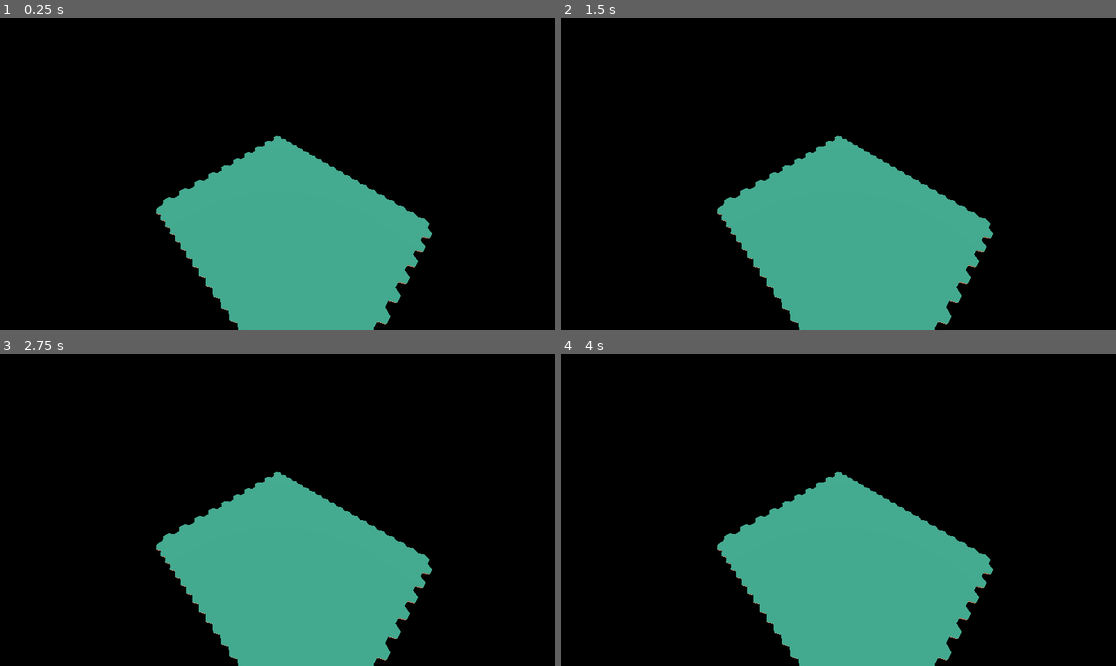
Above: before the commit, frames 1-4 (two rows, left to right).
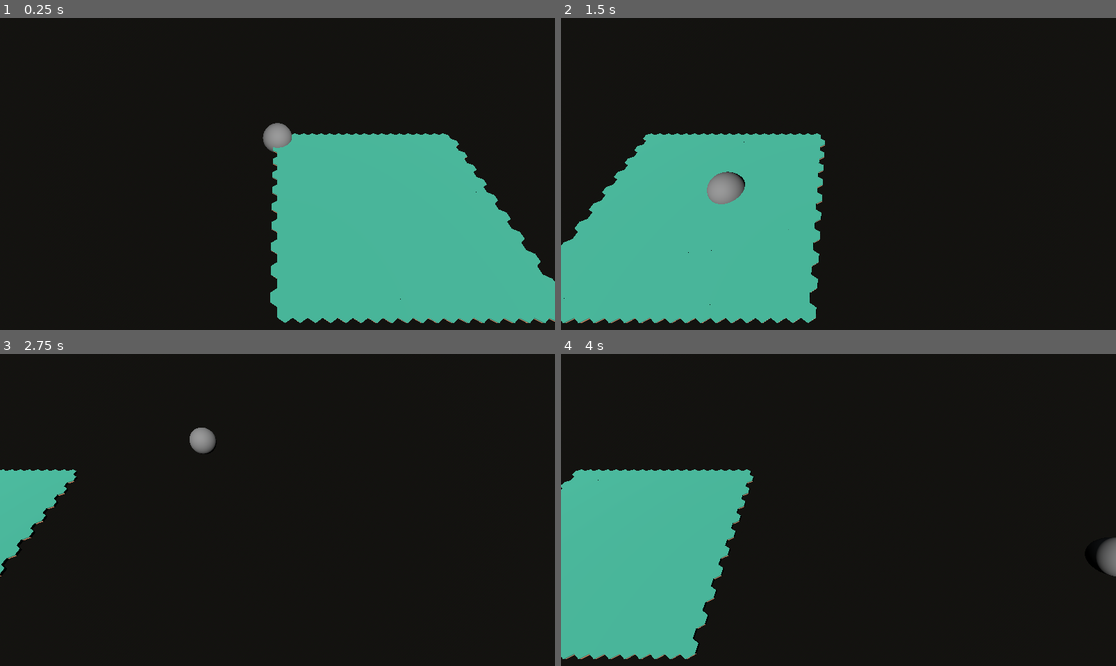
Above: after the commit, the same moments.

Repository: rantahar/hex_flow_rts
Game: Godot game, scene res://game.tscn
The game is run twice, just before and just after one commit, with the same random seed, the same clock (stepped at 60 frames per second) and the same inputs.
Inputs (mouse positions are in pixels of both pictures, inside the frame that each line leads up to):
- Up to frame 1 (0.25 s): no input
- Up to frame 2 (1.5 s): tap Enter at 0.5 s; move the mouse to (960, 158) at 0.52 s; hold Right (ui_right) 0.53-1.25 s; click (960, 158) at 0.67 s; drag from (727, 189) to (810, 236) at 1.27 s
- Up to frame 3 (2.75 s): tap Space at 2 s; move the mouse to (333, 441) at 2.02 s; hold Right (ui_right) from 2.03 s (still down); click (333, 441) at 2.17 s
- Up to frame 4 (4 s): release Right (ui_right) at 2.75 s; drag from (810, 572) to (672, 463) at 2.77 s; tap Enter at 3.5 s; move the mouse to (1005, 556) at 3.52 s; hold Left (ui_left) from 3.53 s (still down); click (1005, 556) at 3.67 s

The runs differ from the first frame. In frame 1, 23% of the frame differs, in the area x 28-100%, y 33-100%; in frame 2, 33%; in frame 3, 23%; in frame 4, 38%, in the area x 0-100%, y 36-100%.

Commit message:
Click handling and sun

Diff:
--- a/game.tscn
+++ b/game.tscn
@@ -1,25 +1,47 @@
-[gd_scene load_steps=5 format=3 uid="uid://cmri410y4al53"]
+[gd_scene load_steps=9 format=3 uid="uid://cmri410y4al53"]
 
 [ext_resource type="ArrayMesh" uid="uid://bge3ba83iptit" path="res://assets/kenney_3d_hex/Models/OBJ format/grass.obj" id="1_e1o66"]
+[ext_resource type="Script" path="res://src/RTSCamera.gd" id="1_i1nf2"]
 [ext_resource type="Script" path="res://src/core/MapGenerator.gd" id="1_r4x5c"]
+[ext_resource type="Script" path="res://src/ClickMarker.gd" id="4_5dpvh"]
+
+[sub_resource type="PhysicalSkyMaterial" id="PhysicalSkyMaterial_favtp"]
+turbidity = 2.0
+ground_color = Color(0.0823792, 0.0757382, 0.0579189, 1)
 
 [sub_resource type="Sky" id="Sky_jdfr1"]
+sky_material = SubResource("PhysicalSkyMaterial_favtp")
 
 [sub_resource type="Environment" id="Environment_lhbmm"]
 background_mode = 2
-background_energy_multiplier = 4.17
+background_color = Color(0.95158, 0.95158, 0.95158, 1)
+background_energy_multiplier = 2.0
 sky = SubResource("Sky_jdfr1")
+ambient_light_source = 1
+ambient_light_color = Color(1, 1, 1, 1)
+
+[sub_resource type="SphereMesh" id="SphereMesh_3v2a4"]
+radius = 1.0
+height = 2.0
 
 [node name="Game" type="Node3D"]
 
 [node name="Camera3D" type="Camera3D" parent="."]
-transform = Transform3D(0.707107, -0.5, 0.5, 0, 0.707107, 0.707107, -0.707107, -0.5, 0.5, 10, 10, 10)
-
-[node name="DirectionalLight3D" type="DirectionalLight3D" parent="Camera3D"]
+transform = Transform3D(1, 0, 0, 0, 0.573577, 0.819152, 0, -0.819152, 0.573577, 0, 10, 10)
+script = ExtResource("1_i1nf2")
 
 [node name="WorldEnvironment" type="WorldEnvironment" parent="."]
 environment = SubResource("Environment_lhbmm")
 
+[node name="DirectionalLight3D" type="DirectionalLight3D" parent="."]
+transform = Transform3D(1, 0, 0, 0, 0.573576, 0.819152, 0, -0.819152, 0.573576, 0, 30, 30)
+
 [node name="Map" type="Node3D" parent="."]
 script = ExtResource("1_r4x5c")
 tile_mesh = ExtResource("1_e1o66")
+
+[node name="ClickMarker" type="MeshInstance3D" parent="."]
+mesh = SubResource("SphereMesh_3v2a4")
+script = ExtResource("4_5dpvh")
+
+[connection signal="hex_clicked" from="Camera3D" to="ClickMarker" method="_on_hex_clicked"]
--- a/project.godot
+++ b/project.godot
@@ -14,8 +14,3 @@
 run/main_scene="res://game.tscn"
 config/features=PackedStringArray("4.3", "GL Compatibility")
 config/icon="res://icon.svg"
-
-[rendering]
-
-renderer/rendering_method="gl_compatibility"
-renderer/rendering_method.mobile="gl_compatibility"
--- /dev/null
+++ b/src/ClickMarker.gd
@@ -0,0 +1,34 @@
+extends MeshInstance3D
+
+const MARKER_LIFETIME = 2.0
+
+@export var camera_path: NodePath
+var camera_node: Node3D = null
+
+func _ready():
+	# Connect to the RTSCamera's signal if the path is provided
+	if not camera_path.is_empty():
+		camera_node = get_node_or_null(camera_path)
+
+		# Check if the node is found and has the expected signal
+		if camera_node and camera_node.has_signal("hex_clicked"):
+			if not camera_node.hex_clicked.is_connected(_on_hex_clicked):
+				camera_node.hex_clicked.connect(_on_hex_clicked)
+		else:
+			push_error("RTSCamera node not found at path '"+str(camera_path)+"' or does not emit 'hex_clicked'. Marker functionality disabled.")
+
+func _on_hex_clicked(world_position: Vector3):
+	# Move the existing visual marker (self) to the clicked location
+	global_position = Vector3(world_position.x, 0, world_position.z)
+	print("Marker position: ", global_position)
+	print("Marker parent: ", get_parent())
+	print("Marker in tree: ", is_inside_tree())
+	print("Scene root: ", get_tree().root)
+	# Reset the timer
+	var timer = get_tree().create_timer(MARKER_LIFETIME)
+	# Connect the timer to a function for future visibility toggle (as requested)
+	timer.timeout.connect(_on_timer_timeout)
+
+func _on_timer_timeout():
+	# Future implementation for turning visibility off will go here.
+	pass
--- /dev/null
+++ b/src/RTSCamera.gd
@@ -0,0 +1,146 @@
+extends Camera3D
+
+# Signals
+signal hex_clicked(world_position: Vector3)
+
+# Constants
+const STEP_SIZE = 0.3
+const EDGE_THRESHOLD = 20.0
+const ZOOM_SPEED = 0.5
+const ZOOM_MIN = 1.0
+const ZOOM_MAX = 50.0
+
+# State variables
+var is_middle_mouse_down: bool = false
+var last_mouse_position: Vector2 = Vector2.ZERO
+
+func _ready():
+	# Ensure the camera is set up for 3D navigation
+	# Using 'ui' actions for movement, ensure they are mapped in Project Settings -> Input Map
+	make_current()
+
+func _process(delta):
+	# Movement (WASD/Arrows + Edge Scrolling)
+	_handle_movement(delta)
+
+func _input(event):
+	# Middle Mouse Drag Handling
+	_handle_middle_mouse_drag(event)
+
+	# Zoom Handling
+	_handle_zoom(event)
+
+	# Left Click Raycasting
+	_handle_raycast_click(event)
+
+func _handle_movement(delta: float):
+	# Handle key and edge movement
+	var direction = Vector3.ZERO
+	var viewport = get_viewport()
+	var viewport_size = viewport.size
+
+	# 1. Key Movement (WASD/Arrows)
+	# Assuming default Godot input map actions or standard names
+	if Input.is_action_pressed("ui_up"):
+		direction -= transform.basis.z
+	if Input.is_action_pressed("ui_down"):
+		direction += transform.basis.z
+	if Input.is_action_pressed("ui_left"):
+		direction -= transform.basis.x
+	if Input.is_action_pressed("ui_right"):
+		direction += transform.basis.x
+
+	# 3. Edge Scrolling
+	var mouse_pos_vp = viewport.get_mouse_position()
+
+	if mouse_pos_vp.x < EDGE_THRESHOLD:
+		direction -= transform.basis.x
+	elif mouse_pos_vp.x > viewport_size.x - EDGE_THRESHOLD:
+		direction += transform.basis.x
+
+	if mouse_pos_vp.y < EDGE_THRESHOLD:
+		direction -= transform.basis.z
+	elif mouse_pos_vp.y > viewport_size.y - EDGE_THRESHOLD:
+		direction += transform.basis.z
+
+	# Apply movement if any direction is pressed/active
+	if direction != Vector3.ZERO:
+		# Ignore Y movement, we only want to pan in the XZ plane
+		direction.y = 0
+
+		# Normalize and scale movement vector
+		# Multiplying by 60.0 ensures movement is frame-rate independent and matches typical physics update rate
+		var final_direction = direction.normalized() * STEP_SIZE * delta * 60.0
+
+		# Apply translation
+		position += final_direction
+
+func _handle_middle_mouse_drag(event):
+	if event is InputEventMouseButton:
+		if event.button_index == MOUSE_BUTTON_MIDDLE:
+			is_middle_mouse_down = event.pressed
+			if event.pressed:
+				last_mouse_position = get_viewport().get_mouse_position()
+
+	if is_middle_mouse_down and event is InputEventMouseMotion:
+		var current_mouse_position = get_viewport().get_mouse_position()
+		var delta_mouse = current_mouse_position - last_mouse_position
+
+		# Panning sensitivity
+		var pan_speed = STEP_SIZE * 0.1
+
+		# Translate the camera based on mouse movement (inverse direction for drag)
+		# Pan in camera X direction (sideways)
+		var pan_x = transform.basis.x * -delta_mouse.x * pan_speed
+		# Pan in camera Z direction (forward/backward movement on screen Y axis)
+		var pan_z = transform.basis.z * delta_mouse.y * pan_speed
+
+		# Ensure panning only occurs in the XZ plane (ground level)
+		pan_x.y = 0
+		pan_z.y = 0
+
+		position += pan_x + pan_z
+		last_mouse_position = current_mouse_position
+
+func _handle_zoom(event):
+	if event is InputEventMouseButton:
+		var zoom_delta = 0.0
+		if event.button_index == MOUSE_BUTTON_WHEEL_UP and event.pressed:
+			zoom_delta = -1.0 # Zoom in
+		elif event.button_index == MOUSE_BUTTON_WHEEL_DOWN and event.pressed:
+			zoom_delta = 1.0 # Zoom out
+
+		if zoom_delta != 0.0:
+			var zoom_vector = transform.basis.z * ZOOM_SPEED * zoom_delta
+			var new_position = position + zoom_vector
+
+			# Clamp zoom based on Y position (assuming camera is pitched down)
+			if new_position.y >= ZOOM_MIN and new_position.y <= ZOOM_MAX:
+				position = new_position
+			# Ensure we respect the limits if we try to zoom past them
+			elif new_position.y < ZOOM_MIN:
+				position.y = ZOOM_MIN
+			elif new_position.y > ZOOM_MAX:
+				position.y = ZOOM_MAX
+
+func _handle_raycast_click(event):
+	if event is InputEventMouseButton and event.button_index == MOUSE_BUTTON_LEFT and event.pressed:
+
+		var mouse_pos_vp = get_viewport().get_mouse_position()
+
+		# Get ray origin and direction from the camera
+		var ray_origin = project_ray_origin(mouse_pos_vp)
+		var ray_direction = project_ray_normal(mouse_pos_vp)
+
+		# Raycast against the ground plane (y=0)
+		var ground_plane = Plane(Vector3.UP, Vector3.ZERO)
+
+		# Check if the ray intersects the plane
+		var intersection_point = ground_plane.intersects_ray(ray_origin, ray_direction)
+
+		if intersection_point != null:
+			# Emit signal
+			emit_signal("hex_clicked", intersection_point)
+
+			# Debug visualization: print the hit position
+			print("Hex Clicked at: ", intersection_point)
